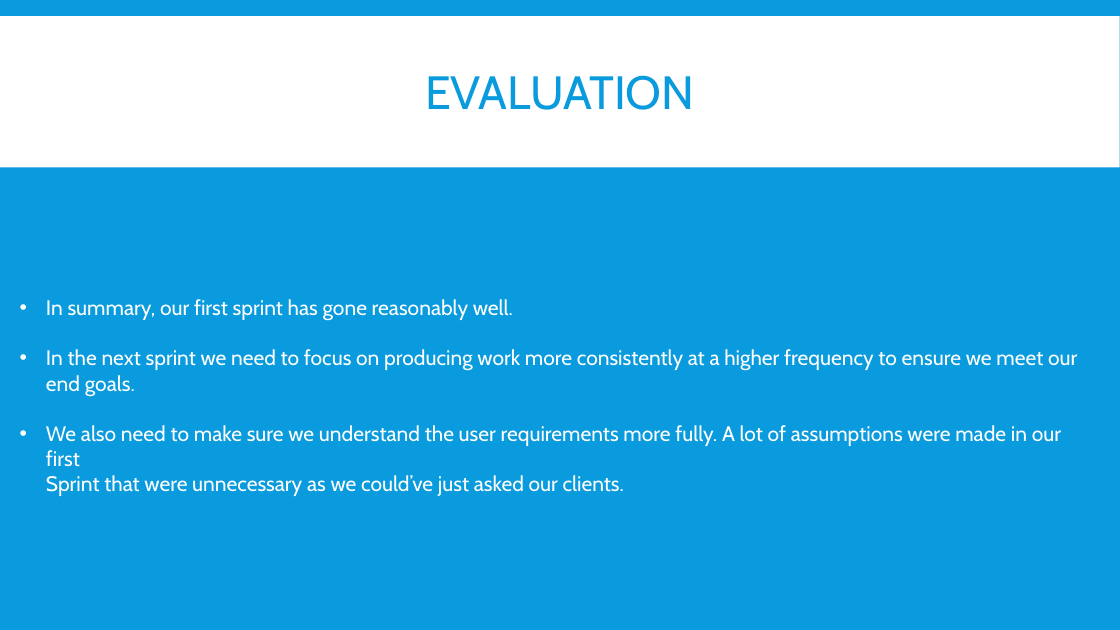
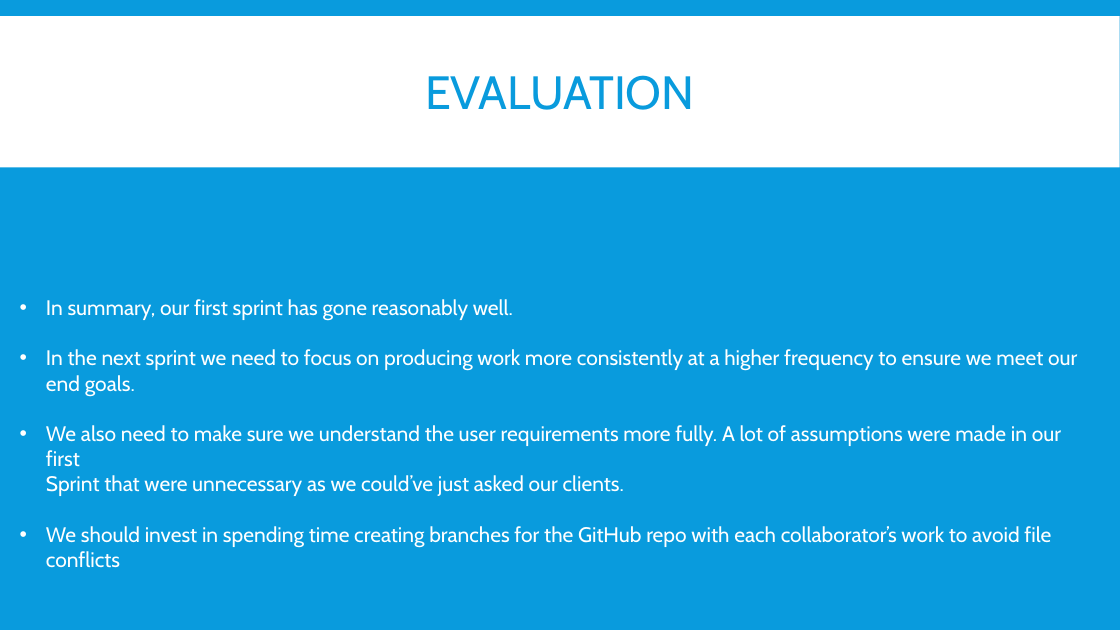
Before and after one commit to CaptainCrog/SEGroup4, a slide deck: slide 8 of Sprint Presentation.pptx. Drawn at 1120x630 pixels with LibreOffice and Linux fonts; fonts in the diff are those of the drawing. Boxes give left, top, right and bottom in pixels: in the first picture for what was removed or moved away, otherwise in the second. Text is boxed around its words. In the diff, an @@ line names an element or a change of style, - is before the commit and + after.

Commit message:
Sprint Presentation
Added extra section to evaluation

```diff
--- a/Sprint Presentation.pptx
+++ b/Sprint Presentation.pptx
@@ text at (x1=46, y1=526, x2=1051, y2=568): paragraph added @@
+• We should invest in spending time creating branches for the GitHub repo with each collaborator’s work to avoid file
+  conflicts
```
